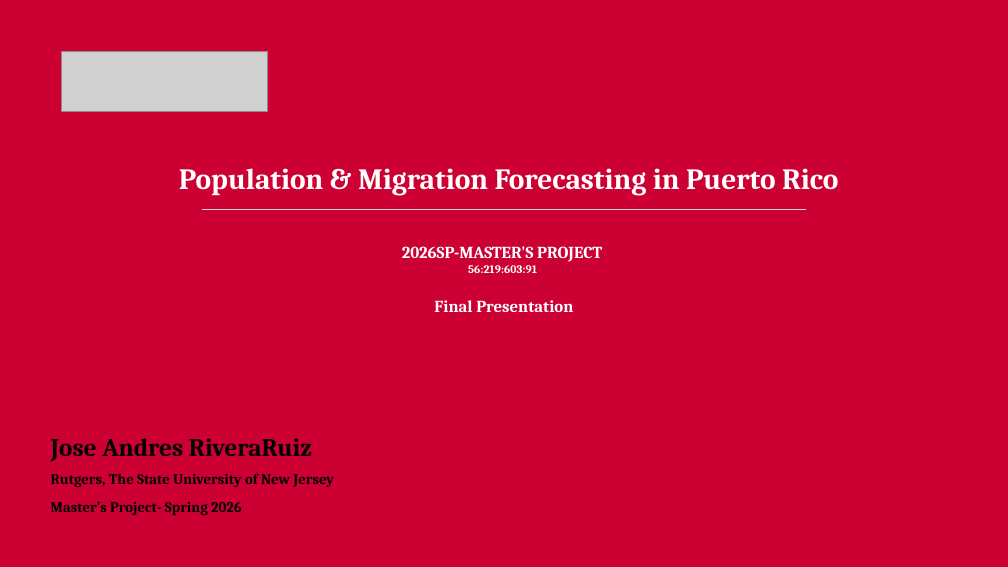
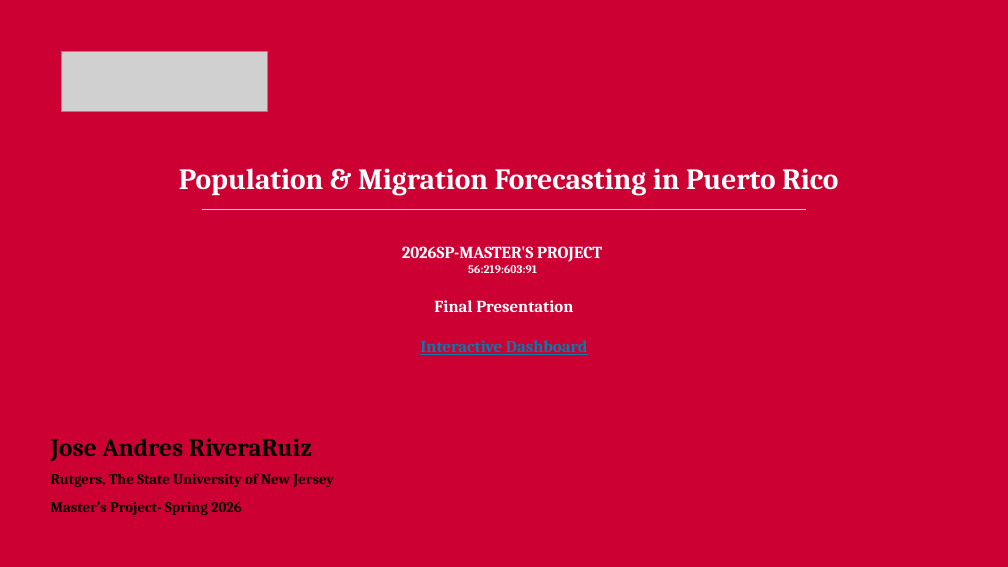
Before and after one commit to Venettov/CAPSTONE_DATA_SCIENCE_RIVERARUIZ, a slide deck: slide 1 of project_reports/Final Presentation/Final_Presentation_Riveraruiz.pptx. Drawn at 1008x567 pixels with LibreOffice and Linux fonts; fonts in the diff are those of the drawing; grey boxes stand for pictures. Boxes give left, top, right and bottom in pixels: in the first picture for what was removed or moved away, otherwise in the second. Text is boxed around its words. In the diff, an @@ line names an element or a change of style, - is before the commit and + after.

```diff
--- a/project_reports/Final Presentation/Final_Presentation_Riveraruiz.pptx
+++ b/project_reports/Final Presentation/Final_Presentation_Riveraruiz.pptx
@@ text at <box>420,340,588,355</box>: paragraph added @@
+Interactive Dashboard
```
Also in this commit, not shown: 3 other slides changed, 1 slide removed, 6 other files.
